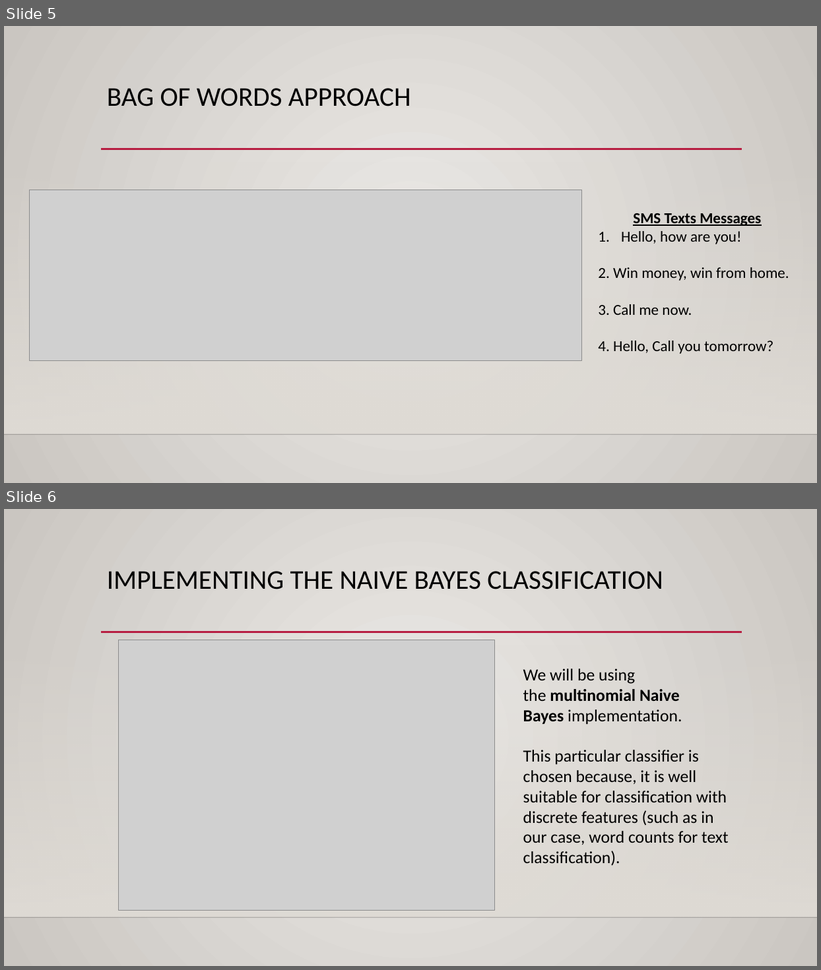
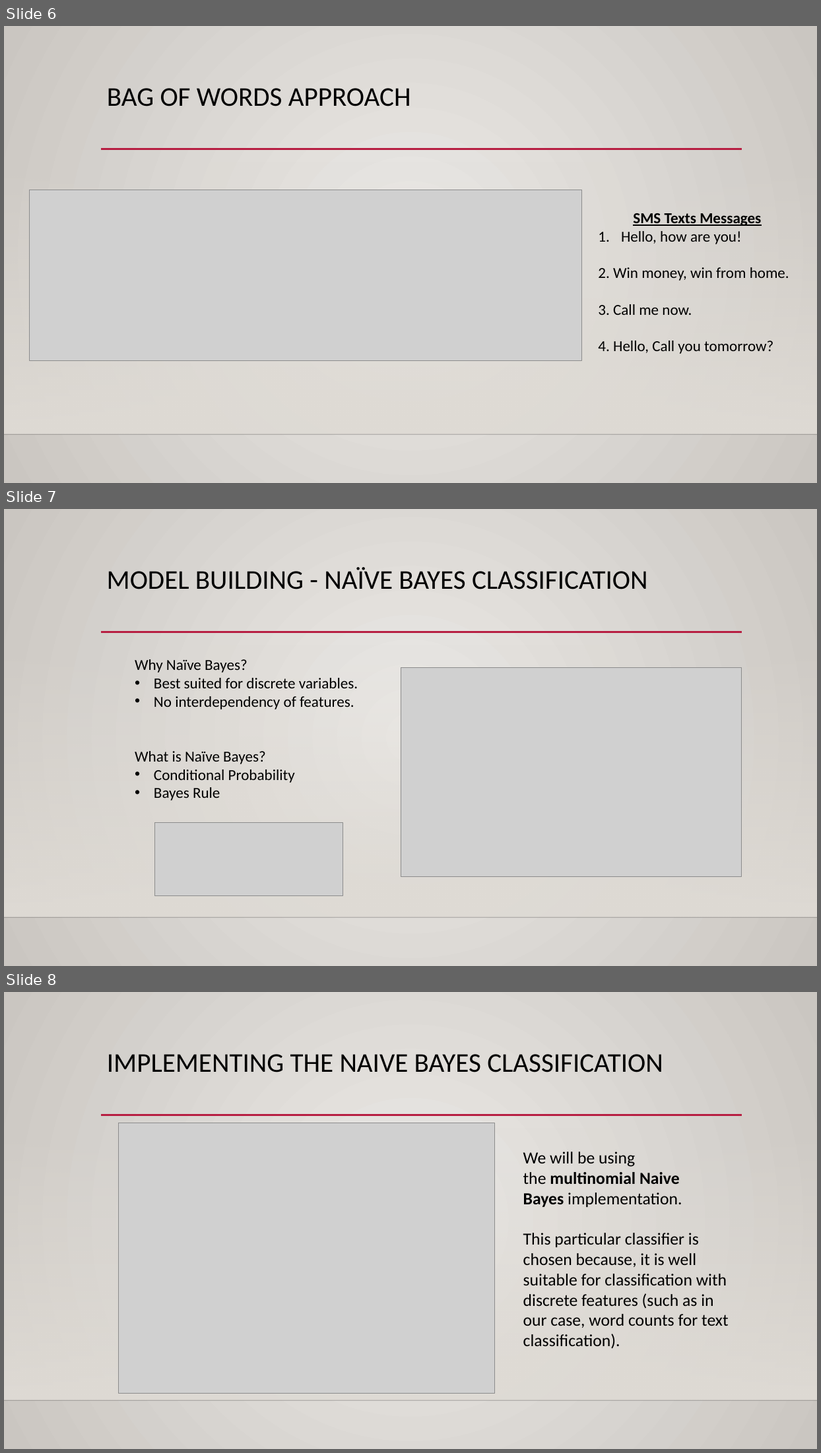
Before and after one commit to sunilkumarmano/Machine-Learning-Projects, a slide deck: Naive Bayes Classification - SMS Spam Detection/SMS Spam Detection - Machine Learning Intermediate Project.pptx. Shown one above the other, each under a label of ours: slides 5 and 6 before the commit, slides 6, 7 and 8 after it. The pictures are 821x970 and 821x1453 pixels, drawn with LibreOffice and Linux fonts; fonts in the diff are those of the drawing; grey boxes stand for pictures; background and template pictures are left out. Boxes give left, top, right and bottom in pixels: in the first picture for what was removed or moved away, otherwise in the second. Text is boxed around its words. In the diff, an @@ line names an element or a change of style, - is before the commit and + after.

```diff
--- a/Naive Bayes Classification - SMS Spam Detection/SMS Spam Detection - Machine Learning Intermediate Project.pptx
+++ b/Naive Bayes Classification - SMS Spam Detection/SMS Spam Detection - Machine Learning Intermediate Project.pptx
@@ slide 7 added at bbox=[4, 509, 817, 966], background gradient #ECEAE7 to #CAC7C1; not listed: 3 template elements that a slide beside it also shows @@
@@ title added at bbox=[107, 567, 648, 590], 32 pt, text #000000 @@
+MODEL BUILDING - NAÏVE BAYES CLASSIFICATION
@@ text added at bbox=[135, 659, 358, 801], 18 pt, text #000000 @@
+Why Naïve Bayes?
+• Best suited for discrete variables.
+• No interdependency of features.
+What is Naïve Bayes?
+• Conditional Probability
+• Bayes Rule
@@ picture added at bbox=[401, 667, 741, 877] @@
@@ picture added at bbox=[154, 823, 343, 896] @@
@@ what was slide 5 is now slide 6 @@
@@ what was slide 6 is now slide 8 @@
```
Also in this commit, not shown: 2 slides changed, 2 other slides added.
